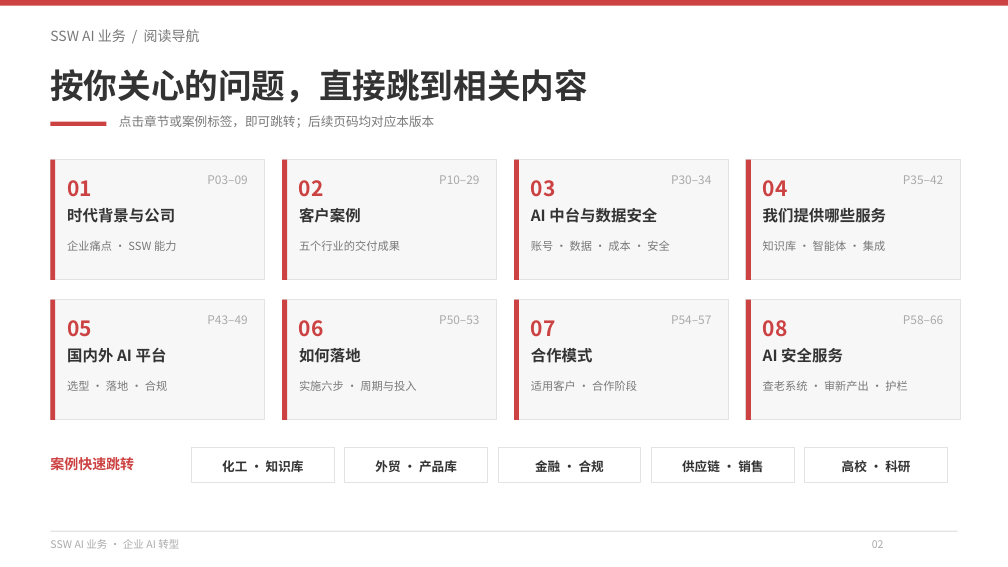
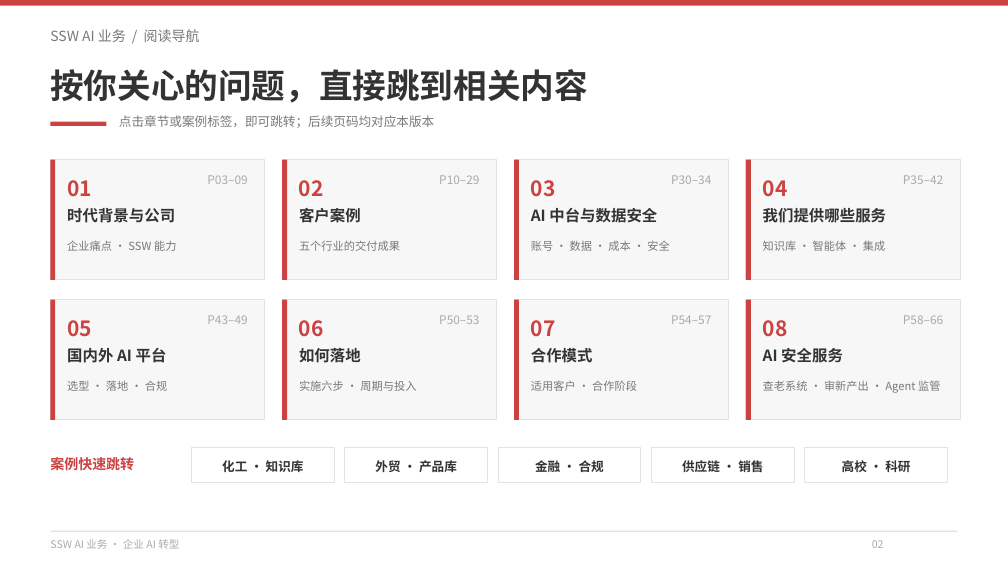
Before and after one commit to hveraus/ssw-business, a slide deck: slide 2 of SSW AI 业务_v2/SSW AI 业务_v3.pptx. Drawn at 1008x567 pixels with LibreOffice and Linux fonts; fonts in the diff are those of the drawing. Boxes give left, top, right and bottom in pixels: in the first picture for what was removed or moved away, otherwise in the second. Text is boxed around its words. In the diff, an @@ line names an element or a change of style, - is before the commit and + after.

Commit message:
把「护 AI 助手」的说法统一改为「Agent 监管」
- P58 分隔页导览：查系统 · 审产出 · Agent 监管
- P59 三项服务标题与第三张卡（Agent 运行中 / Agent 监管）
- P63 服务三标题：服务三 · Agent 监管：请求先过闸门
- P60 表格「还要补什么」：加 Agent 监管
- 目录第八章描述同步；正文其余「AI 助手」作为被监管对象的称呼保留不变

```diff
--- a/SSW AI 业务_v2/SSW AI 业务_v3.pptx
+++ b/SSW AI 业务_v2/SSW AI 业务_v3.pptx
@@ text at bbox=[763, 380, 940, 393]: text changed @@
-查老系统 · 审新产出 · 护栏
+查老系统 · 审新产出 · Agent 监管
```
Also in this commit, not shown: 4 other slides changed, 2 other files.
